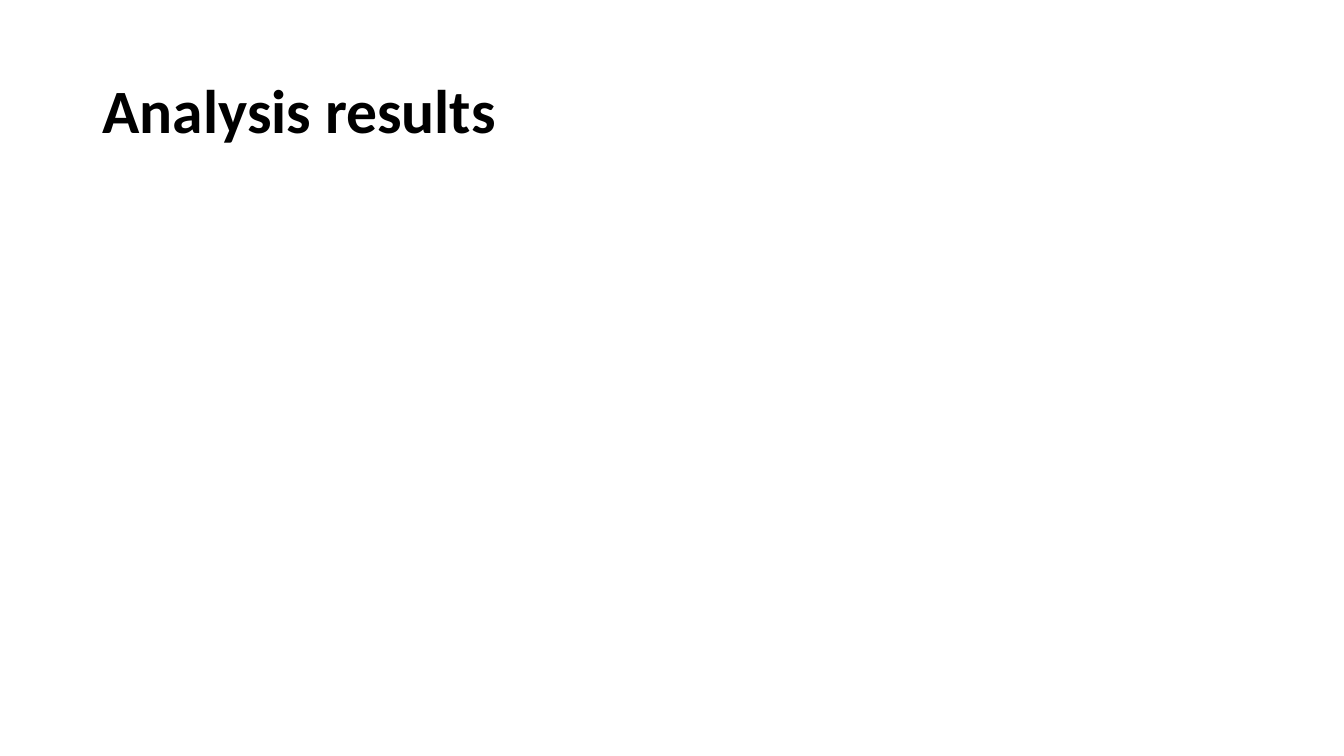
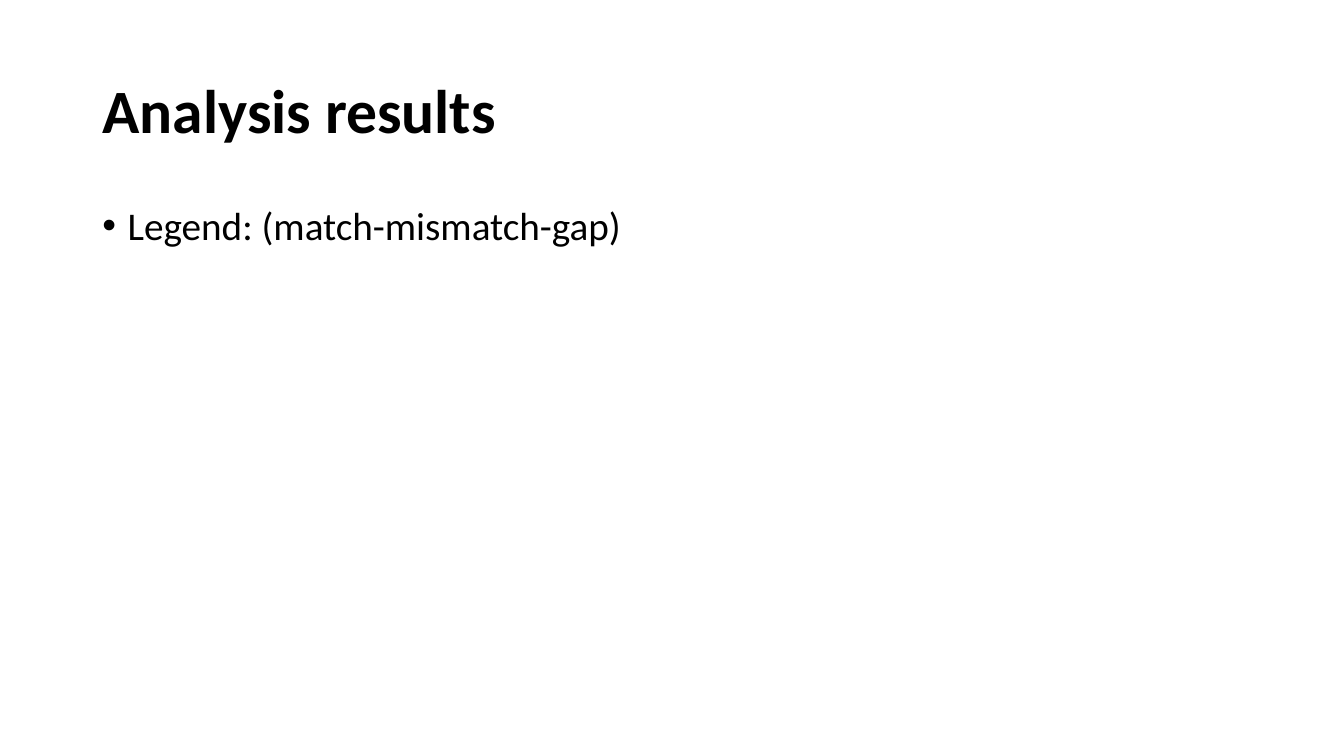
Before and after one commit to VasilijeBecic/GenI2022Pro, a slide deck: slide 19 of GIPresentation.pptx. Drawn at 1344x756 pixels with LibreOffice and Linux fonts; fonts in the diff are those of the drawing. Boxes give left, top, right and bottom in pixels: in the first picture for what was removed or moved away, otherwise in the second. Text is boxed around its words. In the diff, an @@ line names an element or a change of style, - is before the commit and + after.

Commit message:
Downloaded files from CGC ran analysis

```diff
--- a/GIPresentation.pptx
+++ b/GIPresentation.pptx
@@ text added at (128, 211, 621, 247), 28 pt, text #000000 @@
+• Legend: (match-mismatch-gap)
```
Also in this commit, not shown: 6 other files.
